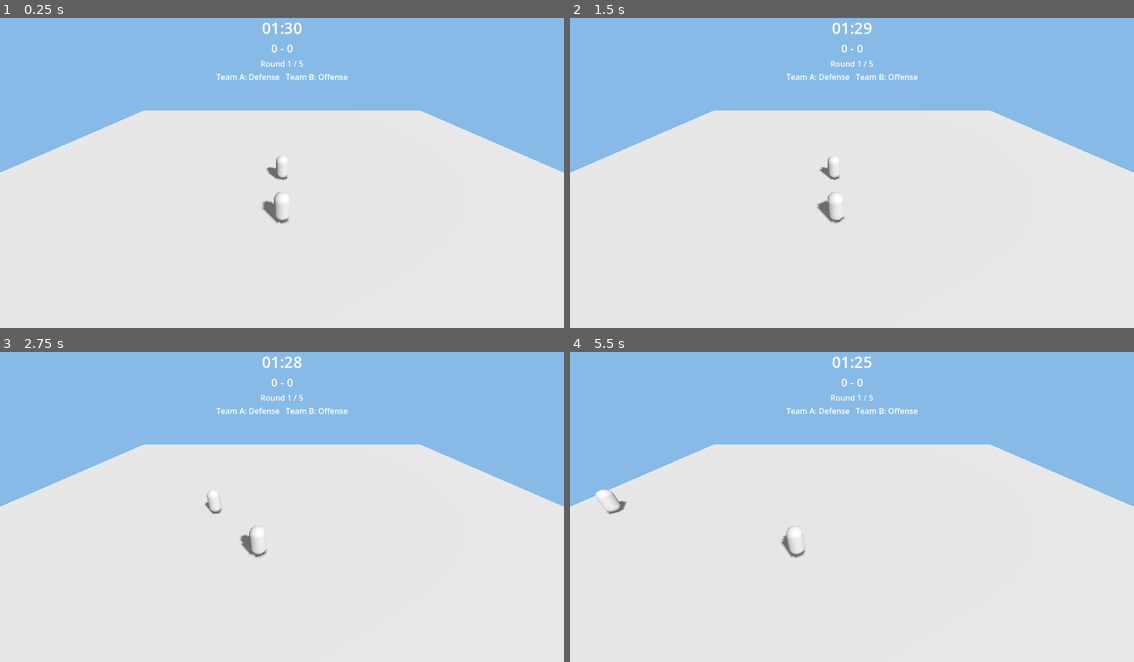
Above: before the commit, frames 1-4 (two rows, left to right).
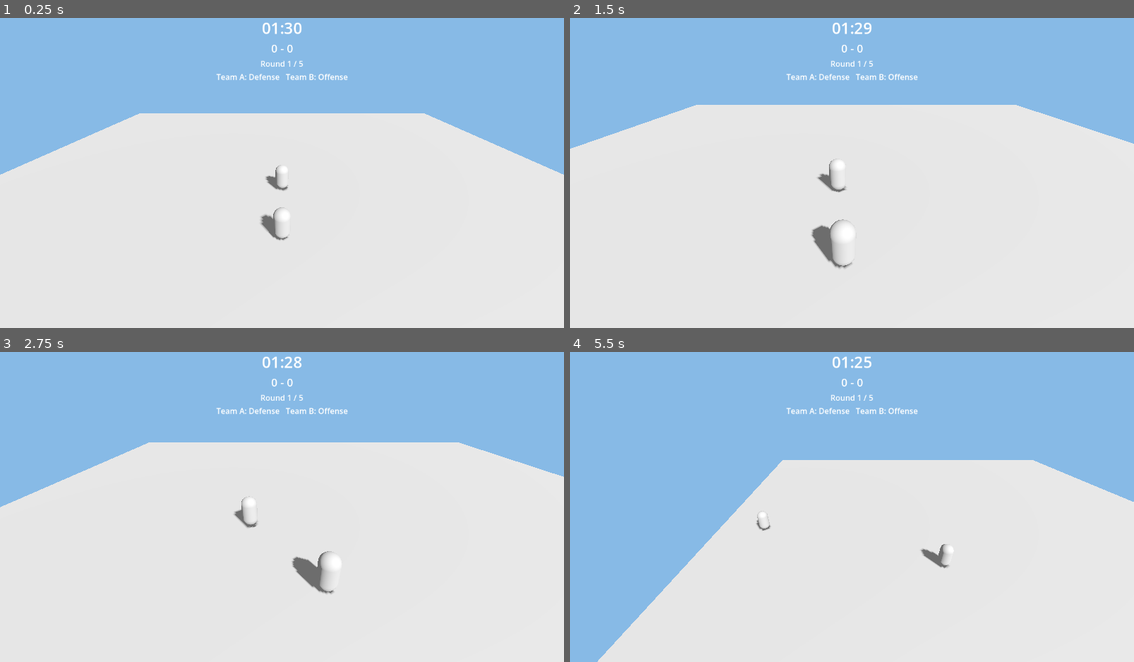
Above: after the commit, the same moments.

Repository: DOST-GameDEV/DOST-GameDev
Game: Godot game, scene res://scenes/main/Main.tscn
Same seed, same stepped clock (60 frames per second), same inputs: the game is played once before the commit and once after it.
Inputs:
- Up to frame 1 (0.25 s): no input
- Up to frame 2 (1.5 s): tap Left (move_left_p2) at 0.6, 1.35 s; hold A (move_left_p1) from 1.28 s (still down)
- Up to frame 3 (2.75 s): release A (move_left_p1) at 2.03 s; tap Left (move_left_p2) at 2.1 s
- Up to frame 4 (5.5 s): tap Left (move_left_p2) every 0.75 s from 2.85 to 5.1 s; hold A (move_left_p1) from 3.53 s (still down)

The runs differ from the first frame. In frame 1, 1.3% of the frame differs, in the area x 0-100%, y 29-72%; in frame 2, 4.9%; in frame 3, 2.9%; in frame 4, 16%, in the area x 0-100%, y 29-100%.

Commit message:
Add camera follow/zoom rig, write Session 4 handoff doc
- ArenaCamera (scripts/systems/arena_camera.gd): tracks the midpoint of
  follow_paths targets, zooms based on how spread out they are, keeps the
  original fixed camera pitch. Wired into Main.tscn's Camera3D, following
  both test characters. Replaces the static camera.
- docs/Handoff_Session4.md: documents the confirmed-working input split,
  the new camera, honest current state (movement/camera playtested,
  combat not yet), and the full remaining task list.

Diff:
--- a/scenes/main/Main.tscn
+++ b/scenes/main/Main.tscn
@@ -1,9 +1,10 @@
-[gd_scene load_steps=9 format=3 uid="uid://c3f7h9j1k2l4m"]
+[gd_scene load_steps=10 format=3 uid="uid://c3f7h9j1k2l4m"]
 
 [ext_resource type="Script" path="res://scripts/main.gd" id="0"]
 [ext_resource type="PackedScene" path="res://scenes/characters/CharacterBase.tscn" id="1"]
 [ext_resource type="PackedScene" path="res://scenes/ui/HUD.tscn" id="2"]
 [ext_resource type="Resource" path="res://scripts/abilities/resources/quick_stand.tres" id="3"]
+[ext_resource type="Script" path="res://scripts/systems/arena_camera.gd" id="4"]
 
 [sub_resource type="BoxShape3D" id="BoxShape3D_floor"]
 size = Vector3(40, 1, 40)
@@ -38,6 +39,8 @@
 
 [node name="Camera3D" type="Camera3D" parent="."]
 transform = Transform3D(1, 0, 0, 0, 0.87, 0.5, 0, -0.5, 0.87, 0, 8, 10)
+script = ExtResource("4")
+follow_paths = [NodePath("../CanTestCharacter"), NodePath("../TsinelasTestCharacter")]
 
 [node name="CanTestCharacter" parent="." instance=ExtResource("1")]
 transform = Transform3D(1, 0, 0, 0, 1, 0, 0, 0, 1, 0, 1, -2)
--- /dev/null
+++ b/scripts/systems/arena_camera.gd
@@ -0,0 +1,58 @@
+extends Camera3D
+class_name ArenaCamera
+
+## Generic follow-cam for the prototype arena. Keeps the fixed downward pitch
+## the scene was hand-placed with, but slides the camera to track the
+## midpoint of whatever's in `follow_paths` and pulls back/in depending on
+## how far apart they are — so a 1v1 test or a full 2v2 both stay framed
+## without needing per-map camera tuning yet.
+##
+## Not a "real" competitive camera (no collision avoidance, no per-map
+## bounds) — just enough so testing isn't stuck on a locked static shot.
+## Swap or extend this once real maps (Eskinita / Bayan Plaza) exist and
+## we know what needs to stay on-screen (bases, hazards, etc).
+
+@export var follow_paths: Array[NodePath] = []
+@export var min_distance: float = 8.0
+@export var max_distance: float = 20.0
+@export var distance_padding: float = 4.0 ## extra room added on top of target spread
+@export var position_smoothing: float = 5.0 ## higher = snappier follow
+@export var zoom_smoothing: float = 3.0 ## higher = snappier zoom response
+
+var _targets: Array[Node3D] = []
+var _offset_dir: Vector3
+var _current_distance: float
+var _fixed_basis: Basis
+
+func _ready() -> void:
+	_fixed_basis = global_transform.basis
+	_current_distance = global_position.length()
+	_offset_dir = global_position.normalized() if global_position.length() > 0.001 else Vector3(0, 0.6, 0.8).normalized()
+
+	for path in follow_paths:
+		var n := get_node_or_null(path)
+		if n is Node3D:
+			_targets.append(n)
+		else:
+			push_warning("ArenaCamera: follow path '%s' did not resolve to a Node3D" % path)
+
+func _process(delta: float) -> void:
+	if _targets.is_empty():
+		return
+
+	var midpoint := Vector3.ZERO
+	for t in _targets:
+		midpoint += t.global_position
+	midpoint /= _targets.size()
+
+	var spread := 0.0
+	for i in range(_targets.size()):
+		for j in range(i + 1, _targets.size()):
+			spread = max(spread, _targets[i].global_position.distance_to(_targets[j].global_position))
+
+	var target_distance: float = clamp(spread + distance_padding, min_distance, max_distance)
+	_current_distance = lerp(_current_distance, target_distance, zoom_smoothing * delta)
+
+	var target_position := midpoint + _offset_dir * _current_distance
+	global_position = global_position.lerp(target_position, position_smoothing * delta)
+	global_transform.basis = _fixed_basis
Not shown, added: docs/Handoff_Session4.md
